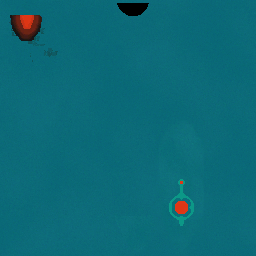
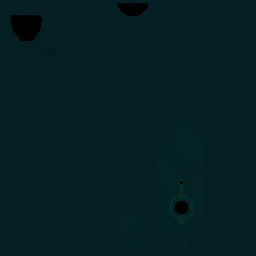
Layers edited between the first and the second 256 × 256 image:
added layer "Tex2 Corpse" above "Tex2 Layer" over [0,0,256,256]
painted on "Tex2 Layer" over [10,15,188,214]
hid "Teamcolor Layer" over [0,0,256,256]
added layer "Tex1 Corpse Overlay" above "Tex1 Corpse" over [0,0,256,256]
added layer "Tex1 Corpse" above "Tex1 Layer" over [0,0,256,256]
